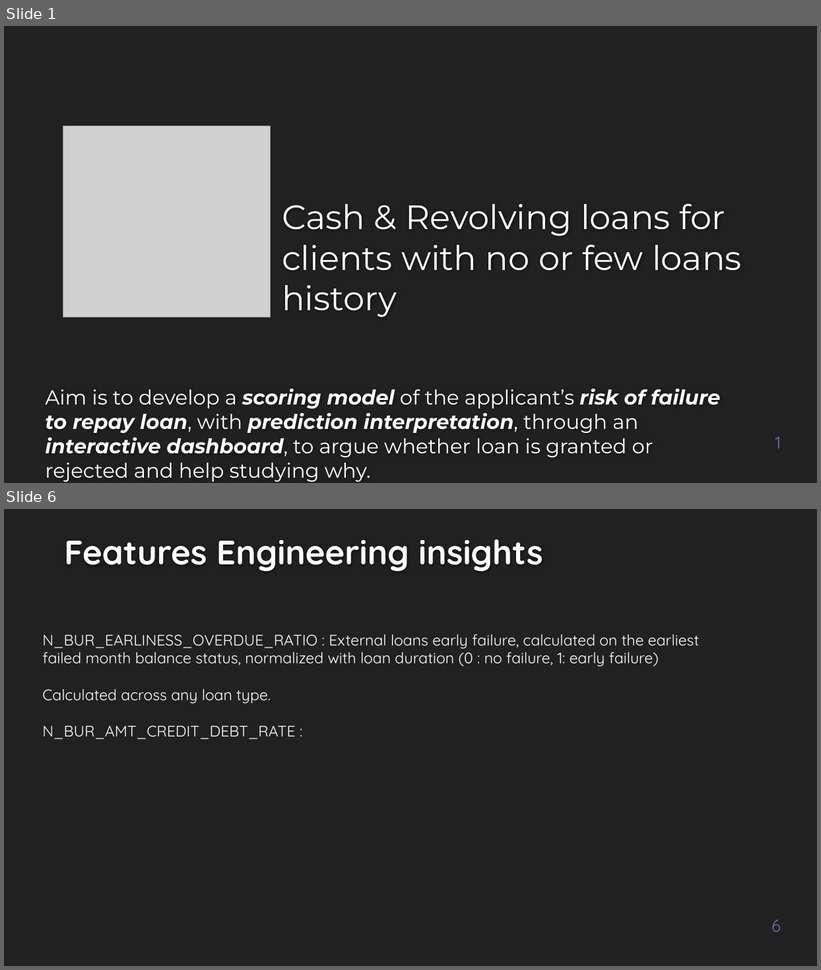
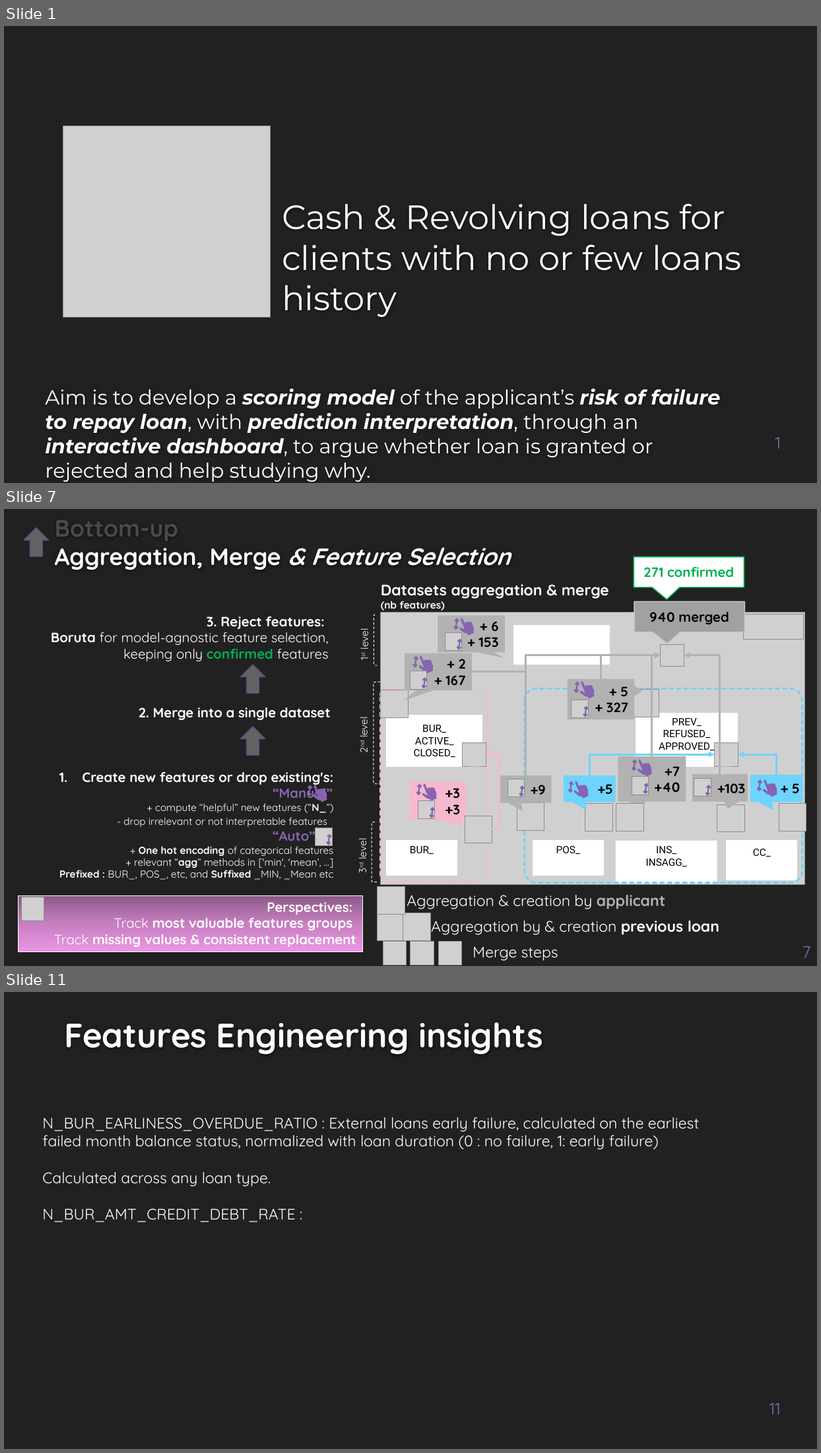
Before and after one commit to EtienneLardeur/P7_Scoring, a slide deck: P7_Support.pptx. Shown one above the other, each under a label of ours: slides 1 and 6 before the commit, slides 1, 7 and 11 after it; the slides between them are not shown. The pictures are 821x970 and 821x1453 pixels, drawn with LibreOffice and Linux fonts; fonts in the diff are those of the drawing; grey boxes stand for pictures; background and template pictures are left out. Boxes give left, top, right and bottom in pixels: in the first picture for what was removed or moved away, otherwise in the second. Text is boxed around its words. In the diff, an @@ line names an element or a change of style, - is before the commit and + after.

Commit message:
EDA, FE, FS  : OK incl. ppt
still an issue with borutashap but -> perspectives

```diff
--- a/P7_Support.pptx
+++ b/P7_Support.pptx
@@ slide 7 added at <box>4,509,817,966</box>, background #212121 @@
@@ down arrow added at <box>24,528,48,557</box>, fill #636363, outline #634A82 1.25 pt @@
@@ title added at <box>55,520,510,570</box>, 28 pt, text #FEFEFE, bold @@
+Bottom-up
+Aggregation, Merge & Feature Selection
@@ speech box added at <box>634,557,745,587</box>, fill #FFFFFF, outline #00B050 1.25 pt, 16 pt, text #00B050, bold @@
+271 confirmed
@@ text added at <box>381,584,609,611</box>, 18 pt, text #FFFFFF, bold @@
+Datasets aggregation & merge (nb features)
@@ text added at <box>51,617,329,661</box>, 16 pt, text #FFFFFF @@
+3. Reject features:
+Boruta for model-agnostic feature selection,
+keeping only confirmed features
@@ left bracket added at <box>374,615,378,665</box>, outline #FFFFFF 0.75 pt dashed @@
@@ group added at <box>380,613,805,885</box>: 7 rectangles, 1 picture @@
+INS_
+INSAGG_
+PREV_
+REFUSED_
+APPROVED_
+POS_
+BUR_
+BUR_
+ACTIVE_
+CLOSED_
+CC_
@@ picture added at <box>743,615,804,640</box> @@
@@ text added at <box>356,631,372,649</box>, 12 pt, text #FFFFFF @@
+1st level
@@ group added at <box>378,616,748,915</box>: 14 freeform shapes, 12 pictures, 6 speech boxes, 1 text @@
++ 6
++ 153
++7
++40
+Aggregation & creation by applicant
++9
++103
++ 2
++ 167
++ 5
++ 327
@@ down arrow added at <box>241,665,265,693</box>, fill #636363, outline #634A82 1.25 pt @@
@@ left bracket added at <box>374,682,382,785</box>, outline #FFFFFF 0.75 pt dashed @@
@@ rounded rectangle added at <box>380,689,488,883</box>, outline #F5B8CF 2.25 pt dashed @@
@@ rounded rectangle added at <box>525,689,803,883</box>, outline #6DD4FF 2.25 pt dashed @@
@@ text added at <box>356,720,371,737</box>, 12 pt, text #FFFFFF @@
+2nd level
@@ group added at <box>139,601,777,966</box>: 8 elbow arrows, 6 pictures, 2 texts, 1 speech box, 1 down arrow @@
+940 merged
+Merge steps
+2. Merge into a single dataset
@@ group added at <box>378,775,807,941</box>: 7 freeform shapes, 6 pictures, 3 speech boxes, 1 text @@
++3
++3
+Aggregation by & creation previous loan
++5
++ 5
@@ group added at <box>59,786,334,880</box>: 3 freeform shapes, 1 text, 1 picture @@
+1. Create new features or drop existing's:
+“Manual”
++ compute “helpful” new features (“N_”)
+- drop irrelevant or not interpretable features
+“Auto”
++ One hot encoding of categorical features
++ relevant “agg” methods in ['min', 'mean’, ...]
+Prefixed : BUR_, POS_, etc, and Suffixed _MIN, _Mean etc
@@ left bracket added at <box>372,822,378,883</box>, outline #FFFFFF 0.75 pt dashed @@
@@ text added at <box>354,841,370,859</box>, 12 pt, text #FFFFFF @@
+3rd level
@@ rectangle added at <box>18,896,362,953</box>, fill gradient #8C5988 to #C77FC2 to #ED97E6, outline #FFFFFF 0.75 pt, 16 pt, text #FFFFFF, bold @@
+Perspectives:
+Track most valuable features groups
+Track missing values & consistent replacement
@@ picture added at <box>21,898,44,921</box> @@
@@ page number added at <box>802,947,811,958</box>, 20 pt, text #8664B0 @@
+7
@@ what was slide 6 is now slide 11 @@
@@ page number at <box>770,1403,781,1415</box>: text changed @@
-6
+11
```
Also in this commit, not shown: 4 slides changed, 6 other slides added, 5 other files.
